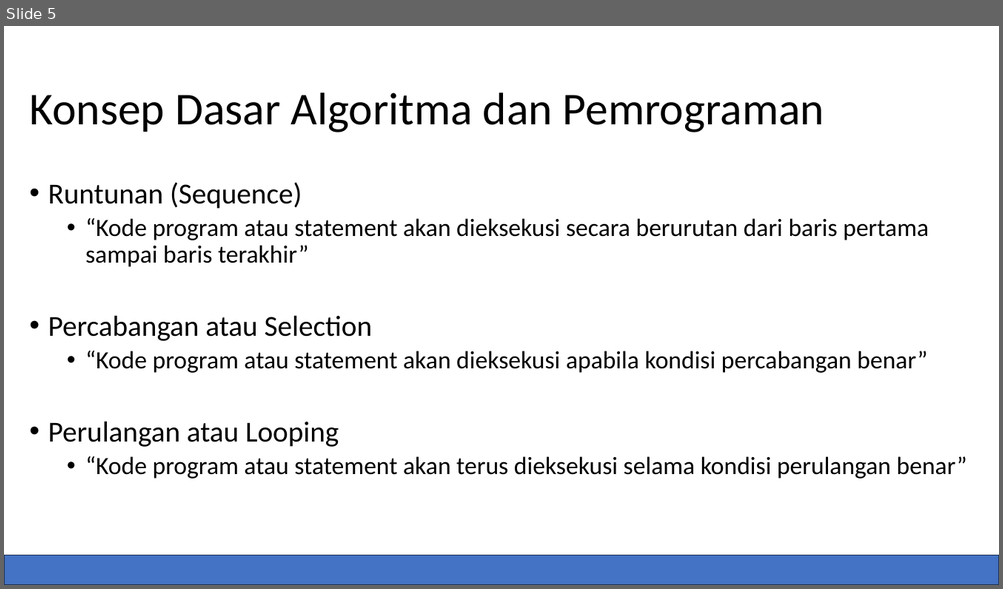
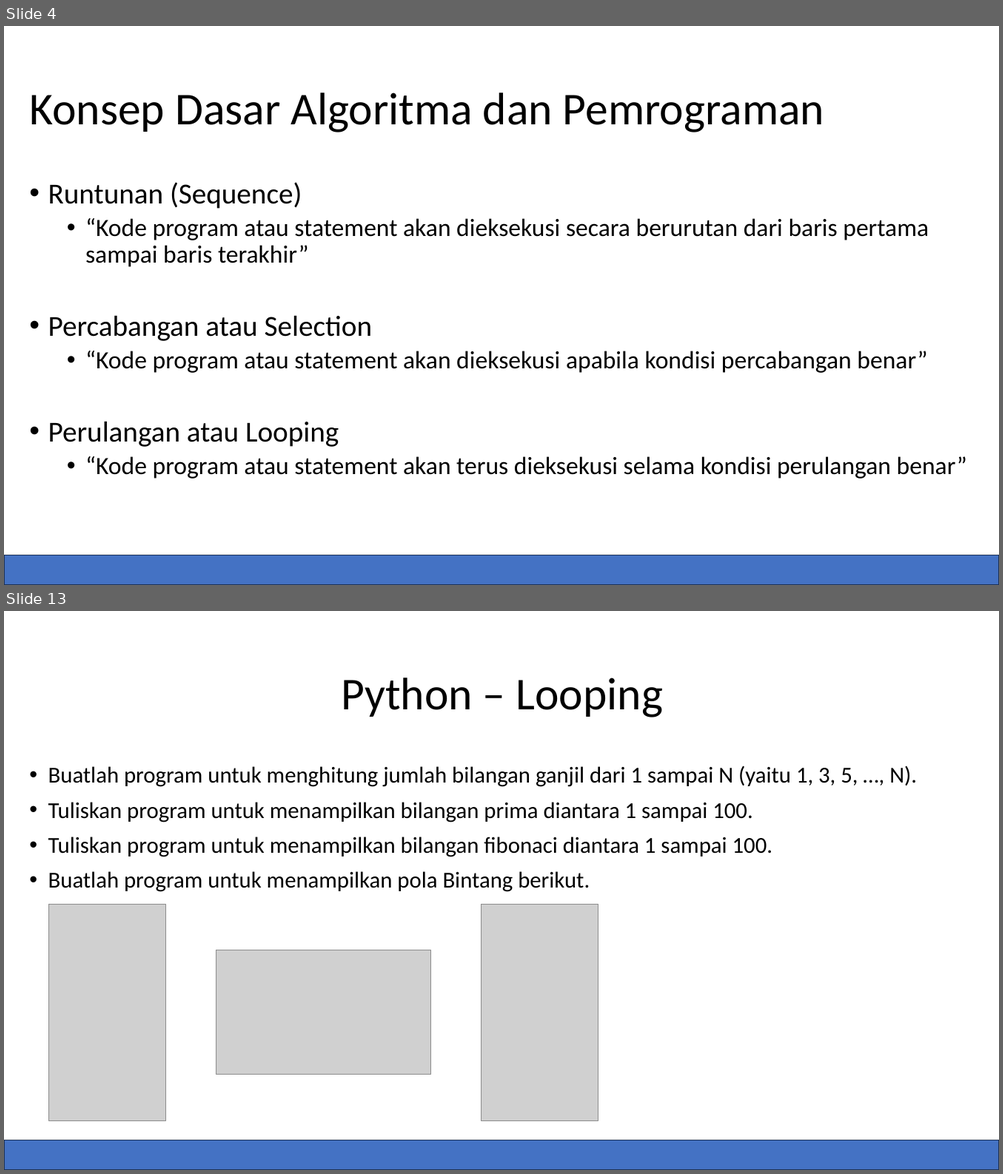
Before and after one commit to kusin/bahan-ajar-ML, a slide deck: dokumentasi ppt/Pertemuan 1 – Pengantar Bahasa Python.pptx. Shown one above the other, each under a label of ours: slide 5 before the commit, slides 4 and 13 after it; the slides between them are not shown. The pictures are 1003x589 and 1003x1174 pixels, drawn with LibreOffice and Linux fonts; fonts in the diff are those of the drawing; grey boxes stand for pictures. Boxes give left, top, right and bottom in pixels: in the first picture for what was removed or moved away, otherwise in the second. Text is boxed around its words. In the diff, an @@ line names an element or a change of style, - is before the commit and + after.

```diff
--- a/dokumentasi ppt/Pertemuan 1 – Pengantar Bahasa Python.pptx
+++ b/dokumentasi ppt/Pertemuan 1 – Pengantar Bahasa Python.pptx
@@ slide 13 added at (4,611,999,1170), background #FFFFFF @@
@@ title added at (341,678,663,718), 44 pt, text #000000 @@
+Python – Looping
@@ text added at (48,766,916,892), 22 pt, text #000000 @@
+• Buatlah program untuk menghitung jumlah bilangan ganjil dari 1 sampai N (yaitu 1, 3, 5, …, N).
+• Tuliskan program untuk menampilkan bilangan prima diantara 1 sampai 100.
+• Tuliskan program untuk menampilkan bilangan fibonaci diantara 1 sampai 100.
+• Buatlah program untuk menampilkan pola Bintang berikut.
@@ picture added at (48,904,166,1122) @@
@@ picture added at (481,904,598,1122) @@
@@ picture added at (216,951,431,1075) @@
@@ rectangle added at (4,1141,999,1170), fill #4472C4, outline #1E3256 1 pt @@
@@ what was slide 5 is now slide 4 @@
```
Also in this commit, not shown: 7 slides changed, 6 other slides added, 2 slides removed, 10 other files.
